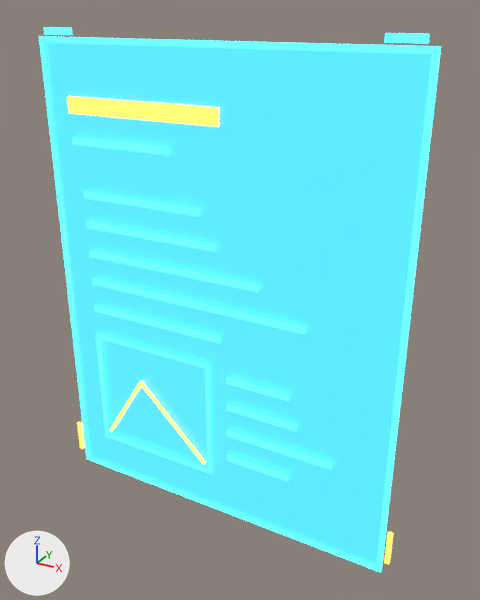
Renders of the glTF model assets/models/stations/holo_document.glb from each side of a commit.
Before and after are seen from a 50 mm lens placed at (0.493, -0.816, 0.829), pointed at (0.034, 0.019, 0.411). Arrows for +X, +Y and +Z are at lower left; the lights stay in place. The picture after the commit comes second.

Before the edit, the objects in view are built like this:
```python
mat_holo = principled_material('Holo')
mat_holo.base_color = (0.02, 0.2, 1.0)  # blue #277cff
mat_holo.roughness = 0.2
mat_holo.alpha = 0.8
mat_holo.emission_color = (0.03, 0.24, 1.0)  # blue #3086ff
mat_holo.emission_strength = 3.0
me_holo_document = bpy.data.meshes.new('holo_document')
me_holo_document.from_pydata(...)  # 208 vertices, 312 faces; spans x -0.316..0.316, y -0.01..0.002, z 0.001..0.802
# faces by material slot: [12, 240, 60]
me_holo_document.materials.append(mat_holo)  # blue #277cff, glowing blue #3086ff
me_holo_document.materials.append(mat_glowcyan)  # cyan #3fddff, glowing cyan #3fddff
me_holo_document.materials.append(mat_gloworange)  # orange #ffa645, glowing orange #ffa645
ob_holo_document = bpy.data.objects.new('holo_document', me_holo_document)
ob_holo_document.location = (0.0, 0.0, 0.0)
```
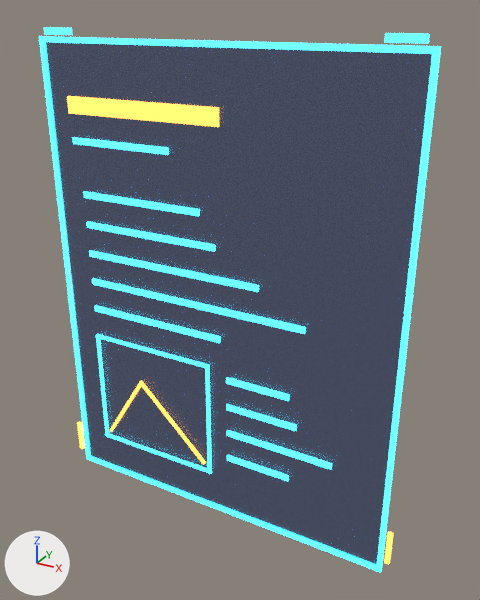
Diff of the bpy script that builds the scene:
```diff
--- a/assets/models/stations/holo_document.glb.py
+++ b/assets/models/stations/holo_document.glb.py
@@ mat_holo @@
 mat_holo = principled_material('Holo')
-mat_holo.base_color = (0.02, 0.2, 1.0)  # blue #277cff
+mat_holo.base_color = (0.0024, 0.006, 0.0242)  # black #08122b
 mat_holo.roughness = 0.2
-mat_holo.alpha = 0.8
-mat_holo.emission_color = (0.03, 0.24, 1.0)  # blue #3086ff
-mat_holo.emission_strength = 3.0
+mat_holo.alpha = 0.55
+mat_holo.emission_color = (0.004, 0.02, 0.07)  # dark blue #0d274b
+mat_holo.emission_strength = 1.0
```

Location of each change, [x1, y1, x2, y2] in pixels of the pictures (480 x 600 px):
'holo_document', recoloured, surface changed
    both: [43, 39, 435, 567]
